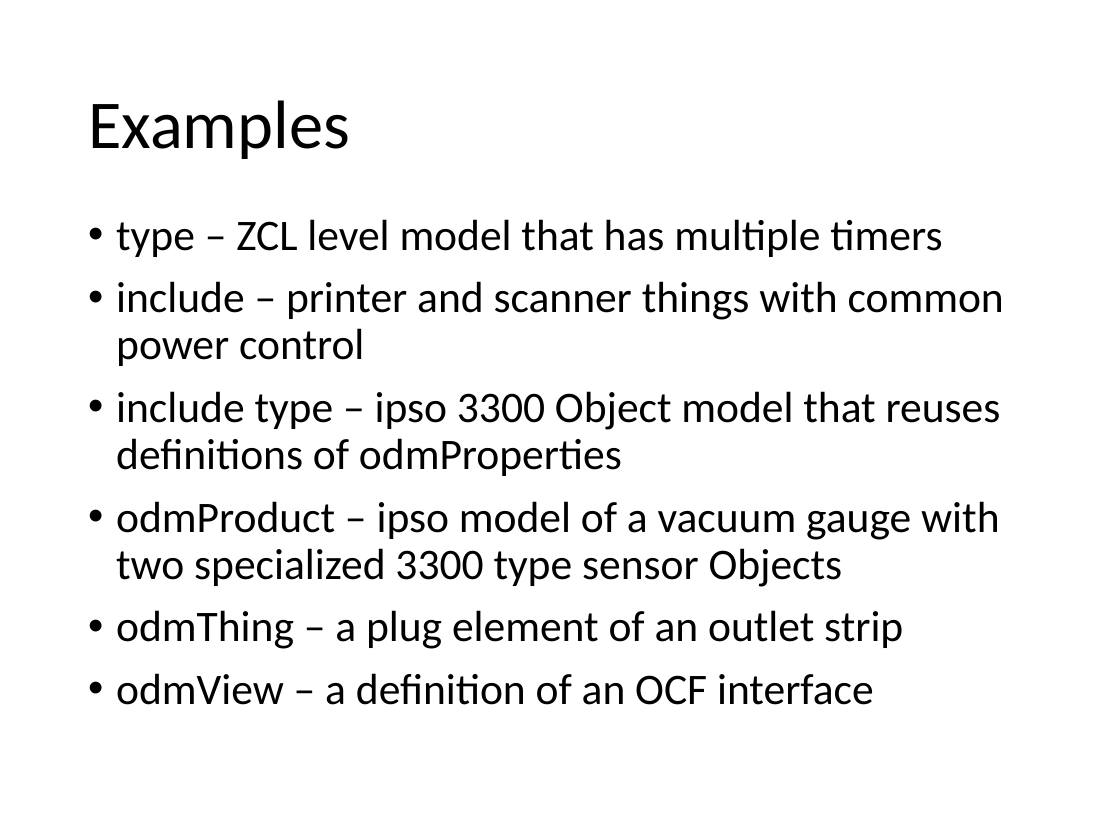
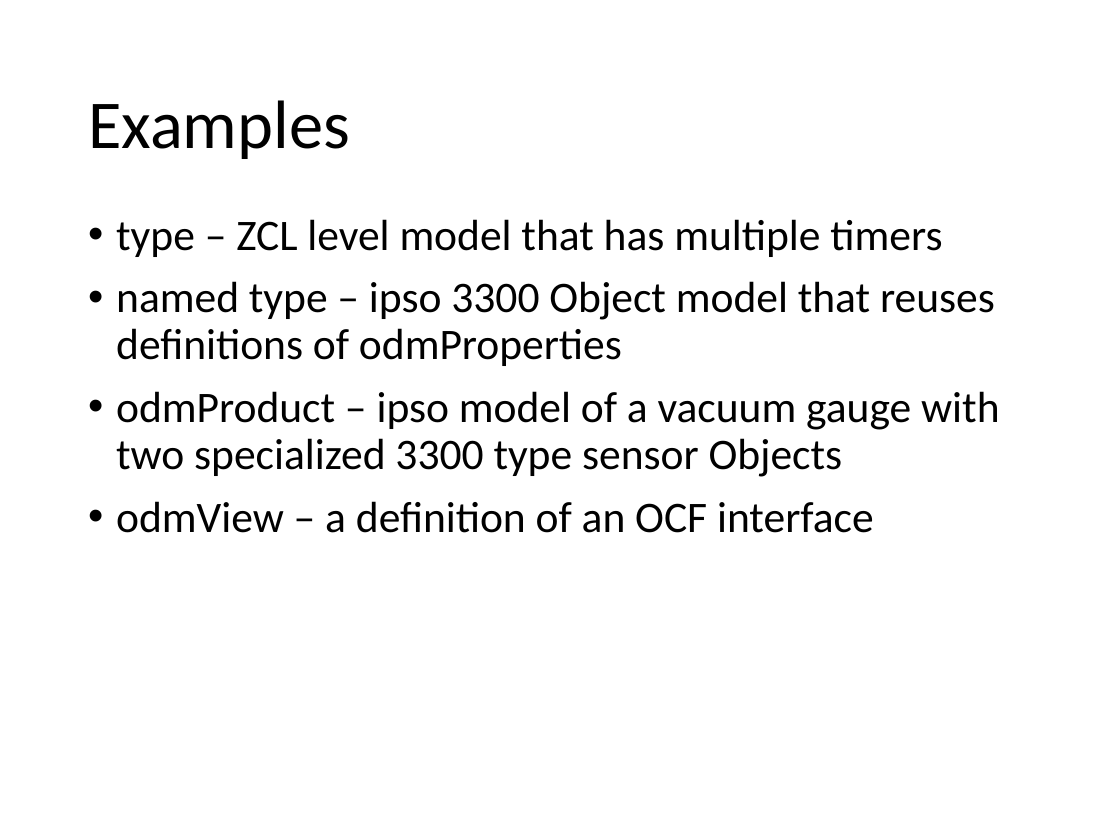
Before and after one commit to mjkoster/ODM-Examples, a slide deck: slide 15 of sdf-extensions.pptx (slide 10 before the commit). Drawn at 1120x840 pixels with LibreOffice and Linux fonts; fonts in the diff are those of the drawing. Boxes give left, top, right and bottom in pixels: in the first picture for what was removed or moved away, otherwise in the second. Text is boxed around its words. In the diff, an @@ line names an element or a change of style, - is before the commit and + after.

```diff
--- a/sdf-extensions.pptx
+++ b/sdf-extensions.pptx
@@ text at [116,281,995,366]: text changed @@
-• include – printer and scanner things with common power control
-• include type – ipso 3300 Object model that reuses definitions of odmProperties
+• named type – ipso 3300 Object model that reuses definitions of odmProperties
@@ text at [116,610,903,649]: paragraph removed @@
-• odmThing – a plug element of an outlet strip
```
Also in this commit, not shown: 4 other slides changed, 2 slides added, 2 other files.
